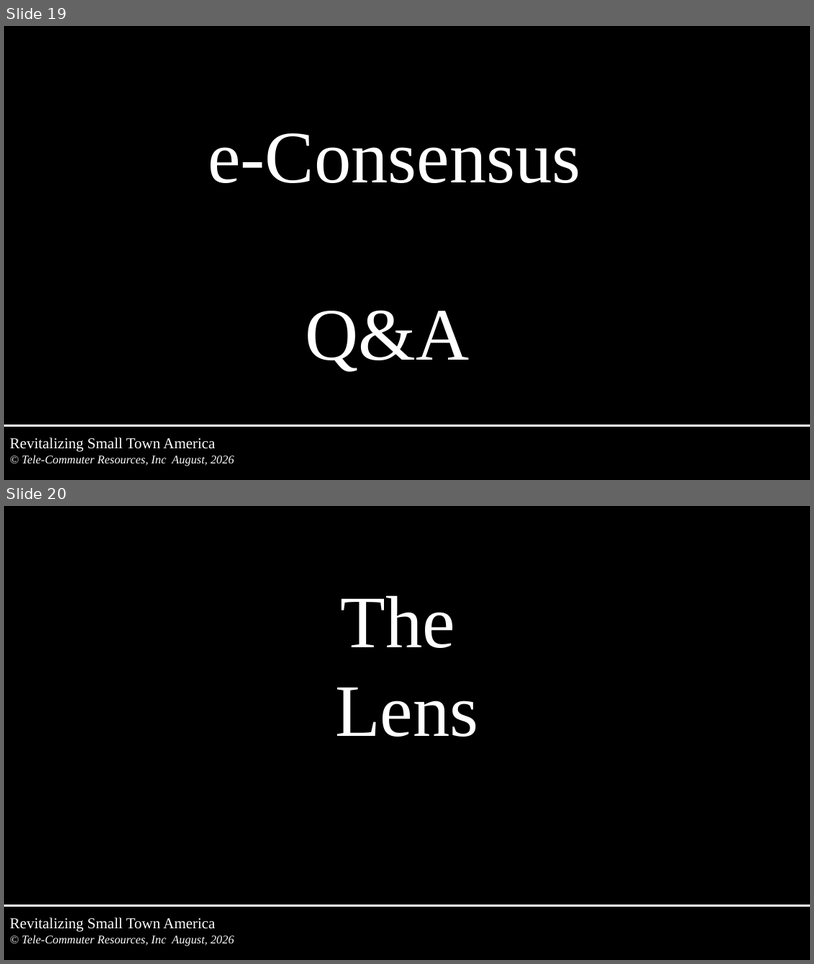
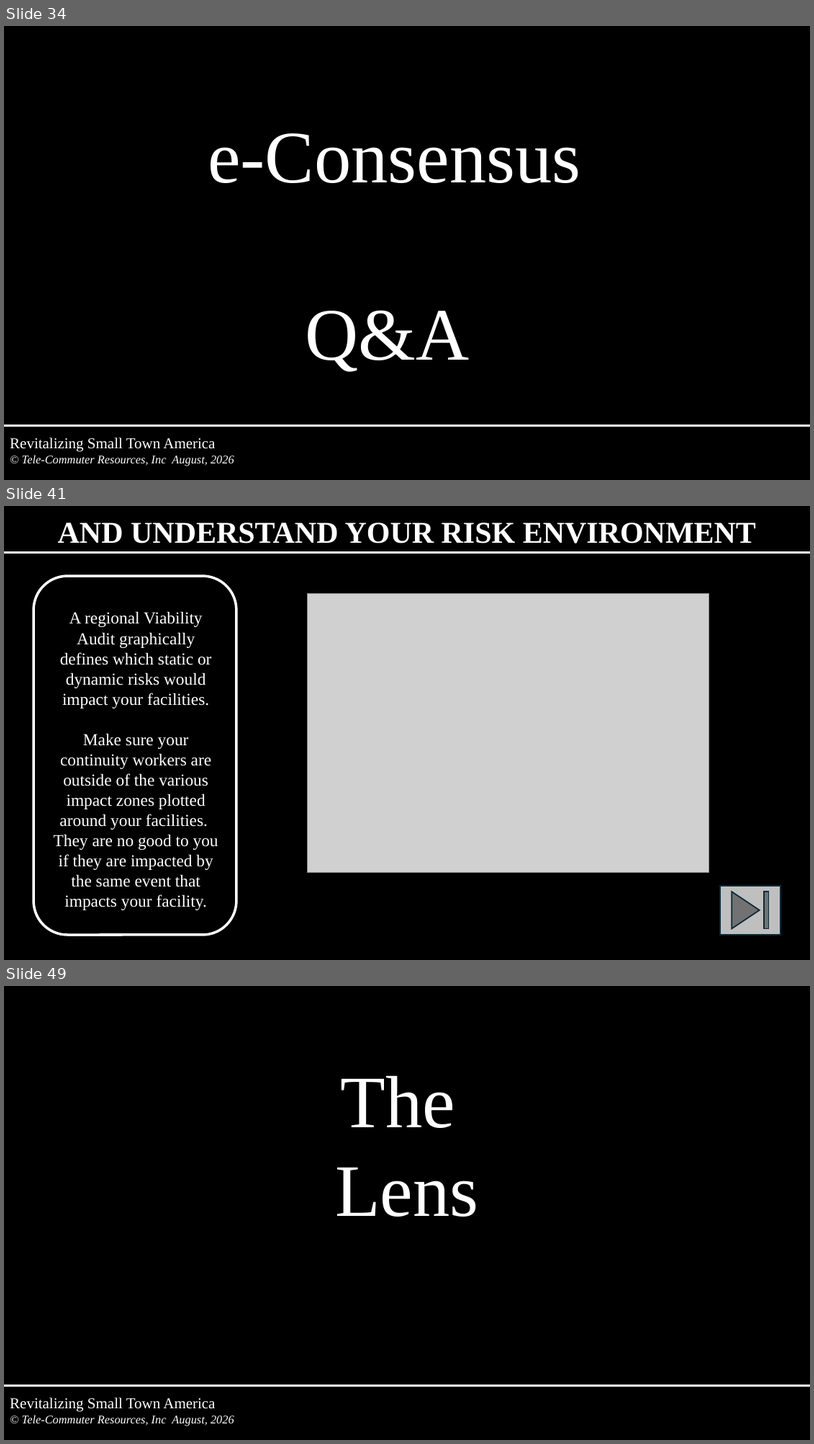
Before and after one commit to tcr-iac/iac-community-portal, a slide deck: files/Tools-Intro-for-Tom.pptx. Shown one above the other, each under a label of ours: slides 19 and 20 before the commit, slides 34, 41 and 49 after it; the slides between them are not shown. The pictures are 814x964 and 814x1444 pixels, drawn with LibreOffice and Linux fonts; fonts in the diff are those of the drawing; grey boxes stand for pictures. Boxes give left, top, right and bottom in pixels: in the first picture for what was removed or moved away, otherwise in the second. Text is boxed around its words. In the diff, an @@ line names an element or a change of style, - is before the commit and + after.

Commit message:
Update Tools Intro PPT and make adjoining Service Center boundaries viewport-based
- Swap in John's latest Tools Intro PPT (uploaded today with "many changes"),
  replacing the old version under the same filename so the home page logo
  link keeps working
- neighborhood-map.html: adjoining SC boundaries were previously a fixed
  list computed once at load (nearest 6 within a hardcoded radius). Per
  John's request, they're now recomputed on every zoom/pan to show whatever
  Service Centers are actually visible on screen, dropping ones that scroll
  out of view. Fetched boundary geometry is cached per SC so re-showing one
  doesn't refetch it.
- Capped to the nearest 10 on-screen SCs at once — testing showed loading
  20+ simultaneously (e.g. zoomed out to a wide view) crashes the browser
  tab, since each one costs a live TIGERweb fetch plus a client-side
  polygon dissolve

```diff
--- a/files/Tools-Intro-for-Tom.pptx
+++ b/files/Tools-Intro-for-Tom.pptx
@@ slide 41 added at box(4, 506, 810, 960), background #000000 @@
@@ text added at box(58, 523, 756, 543), 36 pt, text #FFFFFF, bold @@
+AND UNDERSTAND YOUR RISK ENVIRONMENT
@@ line added from (4, 553) to (810, 553), #FFFFFF 2.25 pt @@
@@ rounded rectangle added at box(34, 576, 237, 935), outline #FFFFFF 3 pt @@
@@ text added at box(54, 611, 219, 910), 20 pt, text #FFFFFF @@
+A regional Viability Audit graphically defines which static or dynamic risks would impact your facilities.
+Make sure your continuity workers are outside of the various impact zones plotted around your facilities. They are no good to you if they are impacted by the same event that impacts your facility.
@@ picture added at box(308, 594, 710, 872) @@
@@ action button end added at box(721, 885, 782, 934), fill #BFBFBF, outline #092A39 1.5 pt @@
@@ what was slide 19 is now slide 34 @@
@@ what was slide 20 is now slide 49 @@
```
Also in this commit, not shown: 14 slides changed, 30 other slides added, 2 slides removed, 1 other file.
